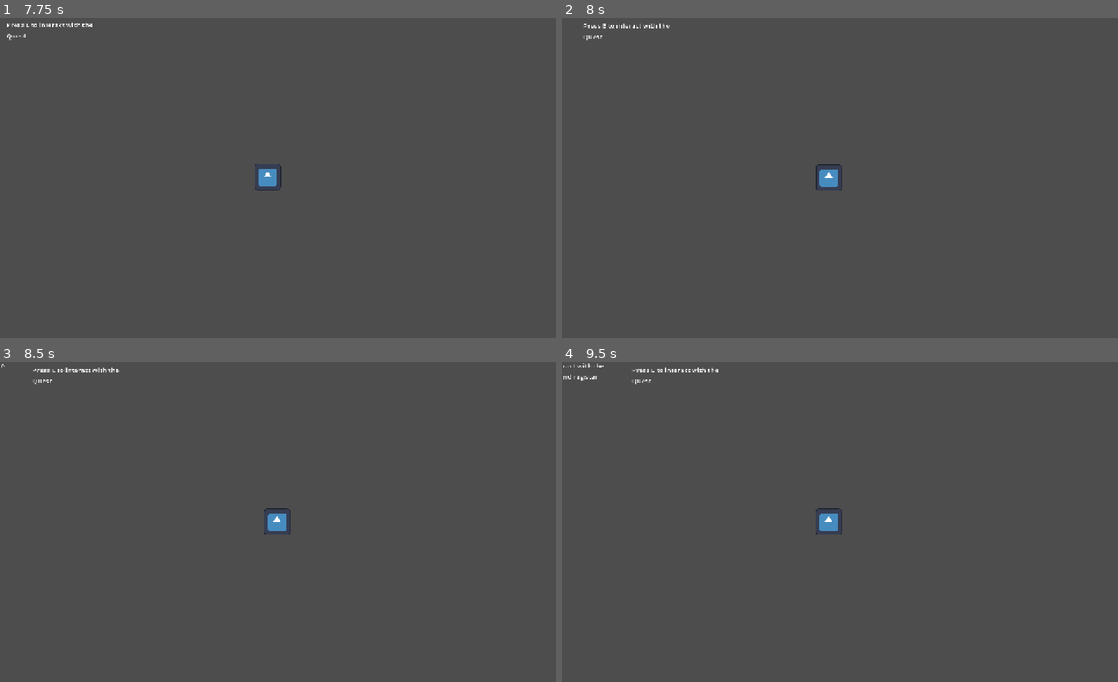
Above: before the commit, frames 1-4 (two rows, left to right).
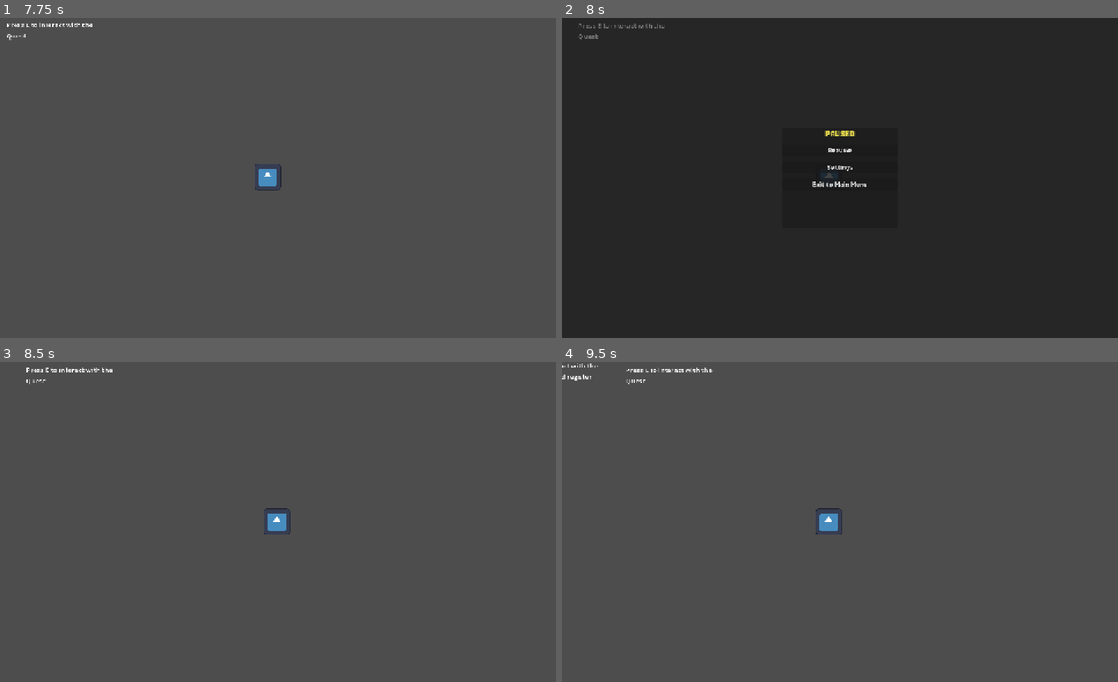
Above: after the commit, the same moments.

Repository: DPTDM/FGameDev
Game: Godot game, scene res://scenes/menus/WorldSelect.tscn
Same seed, same stepped clock (60 frames per second), same inputs: the game is played once before the commit and once after it. This scene is started directly instead of the project's main scene. The engine's default icon, where the game draws it, is replaced by a stand-in: a white triangle on a blue panel in a dark square.
Inputs (mouse positions are in pixels of both pictures, inside the frame that each line leads up to):
- Up to frame 1 (7.75 s): click "← Back" at 0.5 s; click "WORLDS" at 1.25 s; click "Enter World" at 2 s; click "Enter World" at 2.75 s; click "Enter Practice" at 3.5 s; tap E (interact) at 4.25, 5.75, 6.5, 6.6, 7.25 s; move the mouse to (400, 162) at 4.27 s; hold D (move_right) 4.28-5.03 s; hold E (interact) 4.28-5.03 s; click (400, 162) at 4.42 s; move the mouse to (166, 194) at 5.02 s; hold S (move_down) 5.03-5.78 s; tap B (show_stats) at 5.1 s; click (166, 194) at 5.17 s; move the mouse to (333, 107) at 5.77 s; hold D (move_right) 5.78-6.53 s; hold Shift (sprint) 5.78-6.53 s; click (333, 107) at 5.92 s; move the mouse to (250, 242) at 6.52 s; hold W (move_up) 6.53-7.28 s; click (250, 242) at 6.67 s; move the mouse to (444, 226) at 7.27 s; hold A (move_left) from 7.28 s (still down); hold B (show_stats) from 7.28 s (still down); click (444, 226) at 7.42 s
- Up to frame 2 (8 s): keep holding A (move_left); keep holding B (show_stats); tap Escape (ui_cancel) at 7.9 s
- Up to frame 3 (8.5 s): release A (move_left) at 8 s; release B (show_stats) at 8 s; click (278, 493) at 8 s, where only the run after the commit has a clickable "Resume"
- Up to frame 4 (9.5 s): tap E (interact) at 8.75 s; move the mouse to (673, 474) at 8.77 s; hold A (move_left) from 8.78 s (still down); tap Shift (sprint) at 8.85 s; click (673, 474) at 8.92 s

Frame 1 is identical in both runs. In frame 2, 100% of the frame differs, in the area x 0-100%, y 0-100%; in frame 3, 0.2%; in frame 4, 0.3%.

Commit message:
may2-update

Diff:
--- a/Scripts/AreaScripts/GuildHall/guild_hall_entrance.gd
+++ b/Scripts/AreaScripts/GuildHall/guild_hall_entrance.gd
@@ -1,6 +1,6 @@
 extends Area2D
 
-@export var next_area_path: String = "res://scenes/GameLevels/Areas/city.tscn"
+@export var next_area_path: String = "res://scenes/GameLevels/Areas/City.tscn"
 @export var entry_group: String = "outside_of_guildhall"
 
 func _on_body_entered(body):
--- a/Scripts/menus/MainMenu.gd
+++ b/Scripts/menus/MainMenu.gd
@@ -16,7 +16,7 @@
 
 
 func _on_tutorial_pressed() -> void:
-	#MenuMusic.stop()
+	MenuMusic.stop()
 	SceneTransition.fade_to("res://scenes/world/TutorialWorld.tscn")
 
 
--- a/Scripts/menus/WorldSelect.gd
+++ b/Scripts/menus/WorldSelect.gd
@@ -14,7 +14,7 @@
 
 func _on_philippines_selected() -> void:
 	GameState.selected_world = 0
-	#MenuMusic.play_lobby()
+	MenuMusic.play_lobby()
 	SceneTransition.fade_to("res://scenes/world/guild_hall.tscn", PHILIPPINES_FADE_DURATION)
 
 func _on_practice_selected() -> void:
@@ -28,7 +28,7 @@
 	if _weapon_popup:
 		_weapon_popup.queue_free()
 		_weapon_popup = null
-	#MenuMusic.stop()
+	MenuMusic.stop()
 	SceneTransition.fade_to("res://scenes/world/PracticeWorld.tscn")
 
 func _on_back_pressed() -> void:
--- a/Scripts/world/PracticeWorld.gd
+++ b/Scripts/world/PracticeWorld.gd
@@ -34,4 +34,5 @@
 
 func _on_exit() -> void:
 	get_tree().paused = false
+	MenuMusic.play_main_menu()
 	SceneTransition.fade_to("res://scenes/menus/MainMenu.tscn")
--- a/Scripts/world/TutorialWorld.gd
+++ b/Scripts/world/TutorialWorld.gd
@@ -110,4 +110,5 @@
 
 func _on_exit() -> void:
 	get_tree().paused = false
+	MenuMusic.play_main_menu()
 	SceneTransition.fade_to("res://scenes/menus/MainMenu.tscn")
--- a/Scripts/world/guild_hall.gd
+++ b/Scripts/world/guild_hall.gd
@@ -1,10 +1,23 @@
 extends Node2D
 
 @onready var player: CharacterBody2D = $Player
+@onready var esc_panel: ColorRect = $EscMenu/Blocker
+@onready var esc_popup: PanelContainer = $EscMenu/Panel
+
+var is_menu_open := false
 
 func _ready() -> void:
 	player.global_position = Vector2(400, 500)
 	print("Welcome to Anti-Mythics Guilds, ", Global.player_name)
+
+	esc_panel.visible = false
+	esc_popup.visible = false
+
+	$EscMenu/Panel/VBox/ResumeBtn.pressed.connect(_close_menu)
+	$EscMenu/Panel/VBox/SettingsBtn.pressed.connect(_on_settings)
+	$EscMenu/Panel/VBox/ExitBtn.pressed.connect(_on_exit)
+
+	MenuMusic.play_lobby()
 
 func _on_quest_accepted() -> void:
 	var althea = preload("res://scenes/npcs/althea.tscn").instantiate()
@@ -13,3 +26,30 @@
 	add_child(ashton)
 	althea.global_position = player.global_position + Vector2(-50, 50)
 	ashton.global_position = player.global_position + Vector2(50, 50)
+
+func _unhandled_input(event: InputEvent) -> void:
+	if event.is_action_pressed("ui_cancel"):
+		if is_menu_open:
+			_close_menu()
+		else:
+			_open_menu()
+
+func _open_menu() -> void:
+	is_menu_open = true
+	esc_panel.visible = true
+	esc_popup.visible = true
+	get_tree().paused = true
+
+func _close_menu() -> void:
+	is_menu_open = false
+	esc_panel.visible = false
+	esc_popup.visible = false
+	get_tree().paused = false
+
+func _on_settings() -> void:
+	pass
+
+func _on_exit() -> void:
+	get_tree().paused = false
+	MenuMusic.play_main_menu()
+	SceneTransition.fade_to("res://scenes/menus/MainMenu.tscn")
--- a/project.godot
+++ b/project.godot
@@ -14,7 +14,7 @@
 
 [application]
 
-config/name="Mahiwaga-updates-DPT"
+config/name="Mahiwaga-may2-update2"
 config/description="Top-down action game with main menu system."
 run/main_scene="res://scenes/menus/MainMenu.tscn"
 config/features=PackedStringArray("4.6", "Forward Plus")
@@ -26,6 +26,7 @@
 GameState="*res://scripts/global/GameState.gd"
 Global="*res://scripts/global/global.gd"
 WindowManager="*res://scripts/global/WindowManager.gd"
+MenuMusic="*res://scripts/global/MenuMusic.gd"
 
 [display]
 
--- a/scenes/GameLevels/Areas/guild_hall.tscn
+++ b/scenes/GameLevels/Areas/guild_hall.tscn
@@ -1,7 +1,7 @@
 [gd_scene format=3 uid="uid://bg5perqlffwew"]
 
-[ext_resource type="Texture2D" uid="uid://6xfiejb4e2tu" path="res://assets/art/GuildHall.png" id="1_que1o"]
-[ext_resource type="Script" uid="uid://d2cu5s8tf1ngk" path="res://Scripts/AreaScripts/GuildHall/guild_hall_entrance.gd" id="2_4nq27"]
+[ext_resource type="Texture2D" uid="uid://dmj3adhekd78j" path="res://assets/art/GuildHall.png" id="1_que1o"]
+[ext_resource type="Script" uid="uid://d2cu5s8tf1ngk" path="res://scripts/AreaScripts/GuildHall/guild_hall_entrance.gd" id="2_4nq27"]
 
 [sub_resource type="TileSetAtlasSource" id="TileSetAtlasSource_4nq27"]
 texture = ExtResource("1_que1o")
--- a/scenes/GameLevels/GamePlay.tscn
+++ b/scenes/GameLevels/GamePlay.tscn
@@ -1,9 +1,9 @@
 [gd_scene format=3 uid="uid://py88o7nrkbrt"]
 
 [ext_resource type="PackedScene" uid="uid://bqgvauv8o1rt3" path="res://scenes/entities/player.tscn" id="1_6yir2"]
-[ext_resource type="Script" uid="uid://d3uq3xygba1ei" path="res://Scripts/AreaScripts/Gameplay/game_play.gd" id="1_ck0k7"]
-[ext_resource type="PackedScene" uid="uid://dpx1afmcrtxgi" path="res://scenes/UI/stat_page.tscn" id="1_nuumi"]
-[ext_resource type="PackedScene" uid="uid://dhrg8jpf1iybq" path="res://scenes/UI/dialogue_ui.tscn" id="2_nuumi"]
+[ext_resource type="Script" uid="uid://d3uq3xygba1ei" path="res://scripts/AreaScripts/Gameplay/game_play.gd" id="1_ck0k7"]
+[ext_resource type="PackedScene" uid="uid://dpx1afmcrtxgi" path="res://scenes/ui/stat_page.tscn" id="1_nuumi"]
+[ext_resource type="PackedScene" uid="uid://dhrg8jpf1iybq" path="res://scenes/ui/dialogue_ui.tscn" id="2_nuumi"]
 
 [node name="GamePlay" type="Node2D" unique_id=1611295873]
 script = ExtResource("1_ck0k7")
--- a/scenes/entities/player.tscn
+++ b/scenes/entities/player.tscn
@@ -1,8 +1,8 @@
 [gd_scene format=3 uid="uid://bqgvauv8o1rt3"]
 
-[ext_resource type="Script" uid="uid://cme0tt4hmqbhb" path="res://Scripts/player.gd" id="1_cvnsp"]
-[ext_resource type="Texture2D" uid="uid://ufm2epwvabkq" path="res://icon.svg" id="1_v0iea"]
-[ext_resource type="Script" uid="uid://dbcl0fvb00bou" path="res://Scripts/SwordHitbox.gd" id="2_swordhb"]
+[ext_resource type="Script" uid="uid://cme0tt4hmqbhb" path="res://scripts/entities/player.gd" id="1_cvnsp"]
+[ext_resource type="Texture2D" uid="uid://cnq5p7nwuowag" path="res://icon.svg" id="1_v0iea"]
+[ext_resource type="Script" uid="uid://dbcl0fvb00bou" path="res://scripts/entities/SwordHitbox.gd" id="2_swordhb"]
 
 [sub_resource type="AtlasTexture" id="AtlasTexture_cvnsp"]
 atlas = ExtResource("1_v0iea")
--- a/scenes/menus/MainMenu.tscn
+++ b/scenes/menus/MainMenu.tscn
@@ -1,6 +1,6 @@
 [gd_scene format=3 uid="uid://bdrc1561nk5is"]
 
-[ext_resource type="Script" uid="uid://cgbv5420um7th" path="res://Scripts/menus/MainMenu.gd" id="1"]
+[ext_resource type="Script" uid="uid://cgbv5420um7th" path="res://scripts/menus/MainMenu.gd" id="1"]
 [ext_resource type="FontFile" uid="uid://b3xc0gpj604k7" path="res://fonts/Jersey15-Regular.ttf" id="2"]
 
 [node name="MainMenu" type="Control" unique_id=704121441]
--- a/scenes/world/guild_hall.tscn
+++ b/scenes/world/guild_hall.tscn
@@ -1,6 +1,7 @@
 [gd_scene format=3 uid="uid://c840vwk05ev1b"]
 
 [ext_resource type="Script" uid="uid://c22n4bw7d1auf" path="res://scripts/world/guild_hall.gd" id="1_arvt8"]
+[ext_resource type="FontFile" path="res://fonts/Jersey15-Regular.ttf" id="font_gh"]
 [ext_resource type="PackedScene" uid="uid://bqgvauv8o1rt3" path="res://scenes/entities/player.tscn" id="1_mp82y"]
 [ext_resource type="PackedScene" uid="uid://d0erdynefxe18" path="res://scenes/world/quest_board.tscn" id="2_arvt8"]
 [ext_resource type="PackedScene" uid="uid://dhrg8jpf1iybq" path="res://scenes/ui/dialogue_ui.tscn" id="3_fulwp"]
@@ -64,3 +65,65 @@
 offset_bottom = 198.0
 text = "Press E to interact with the Quest "
 autowrap_mode = 2
+
+[node name="EscMenu" type="CanvasLayer" parent="."]
+layer = 10
+
+[node name="Blocker" type="ColorRect" parent="EscMenu"]
+process_mode = 3
+visible = false
+mouse_filter = 2
+layout_mode = 3
+anchors_preset = 15
+anchor_right = 1.0
+anchor_bottom = 1.0
+color = Color(0, 0, 0, 0.5)
+
+[node name="Panel" type="PanelContainer" parent="EscMenu"]
+process_mode = 3
+visible = false
+layout_mode = 3
+anchors_preset = 8
+anchor_left = 0.5
+anchor_top = 0.5
+anchor_right = 0.5
+anchor_bottom = 0.5
+offset_left = -140.0
+offset_top = -120.0
+offset_right = 140.0
+offset_bottom = 120.0
+
+[node name="VBox" type="VBoxContainer" parent="EscMenu/Panel"]
+process_mode = 3
+layout_mode = 2
+theme_override_constants/separation = 12
+
+[node name="TitleLabel" type="Label" parent="EscMenu/Panel/VBox"]
+process_mode = 3
+layout_mode = 2
+text = "PAUSED"
+horizontal_alignment = 1
+theme_override_font_sizes/font_size = 26
+theme_override_fonts/font = ExtResource("font_gh")
+theme_override_colors/font_color = Color(0.9, 0.85, 0.3, 1)
+
+[node name="ResumeBtn" type="Button" parent="EscMenu/Panel/VBox"]
+process_mode = 3
+layout_mode = 2
+text = "Resume"
+theme_override_font_sizes/font_size = 20
+theme_override_fonts/font = ExtResource("font_gh")
+
+[node name="SettingsBtn" type="Button" parent="EscMenu/Panel/VBox"]
+process_mode = 3
+layout_mode = 2
+text = "Settings"
+theme_override_font_sizes/font_size = 20
+theme_override_fonts/font = ExtResource("font_gh")
+
+[node name="ExitBtn" type="Button" parent="EscMenu/Panel/VBox"]
+process_mode = 3
+layout_mode = 2
+text = "Exit to Main Menu"
+theme_override_font_sizes/font_size = 20
+theme_override_fonts/font = ExtResource("font_gh")
Not shown: 1 places in scenes/NPCS/althea.tscn that only renumber resources
Not shown: 1 places in scenes/NPCS/ashton.tscn that only renumber resources
Not shown: 1 places in scenes/NPCS/receptionist.tscn that only renumber resources
Not shown: 1 places in scenes/entities/TutorialPlayer.tscn that only renumber resources
Not shown: 1 places in scenes/menus/PlayMenu.tscn that only renumber resources
Not shown: 1 places in scenes/menus/WeaponsMenu.tscn that only renumber resources
Not shown: 1 places in scenes/world/quest_board.tscn that only renumber resources
